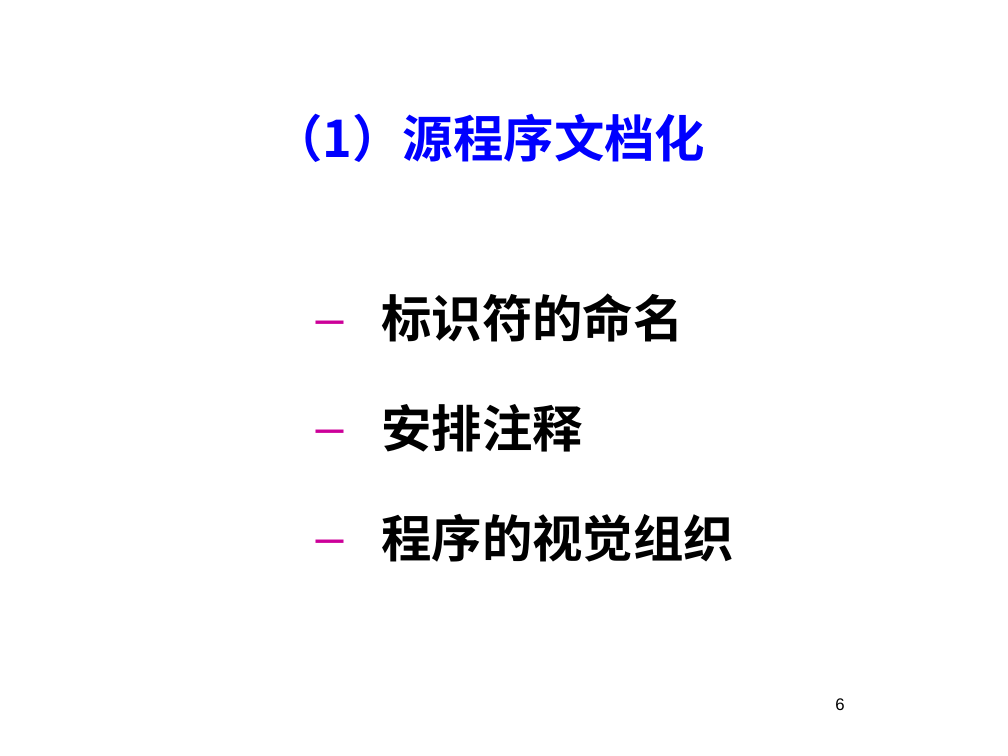
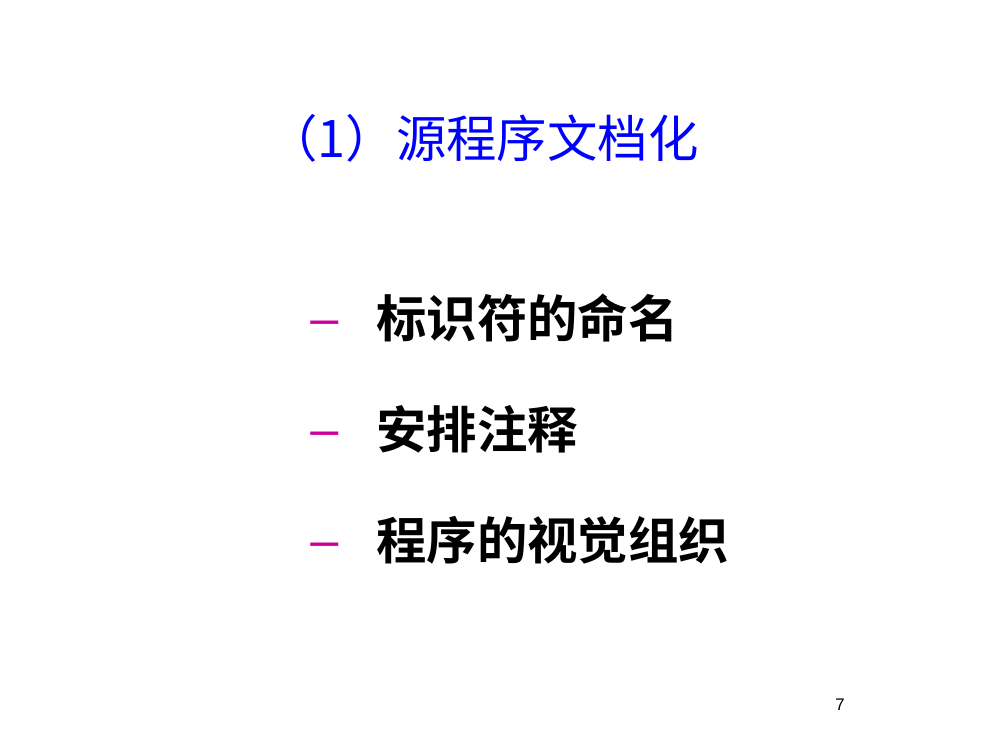
Before and after one commit to 3d-fishing/3D-app, a slide deck: slide 7 of 软件工程基础7.1.pptx (slide 6 before the commit). Drawn at 1008x756 pixels with LibreOffice and Linux fonts; fonts in the diff are those of the drawing; background and template pictures are left out. Boxes give left, top, right and bottom in pixels: in the first picture for what was removed or moved away, otherwise in the second. Text is boxed around its words. In the diff, an @@ line names an element or a change of style, - is before the commit and + after.

```diff
--- a/软件工程基础7.1.pptx
+++ b/软件工程基础7.1.pptx
@@ text "（1）源程序文档化" at (267,114,698,162): bold off @@
@@ text "标识符的命名" at (376,293,729,564): font Times New Roman to Noto Sans CJK SC @@
@@ page number removed at (835,698,844,710) @@
-6
@@ page number added at (835,698,844,710), 12 pt, text #000000 @@
+7
```
Also in this commit, not shown: 30 other slides changed, 5 slides added, 2 slides removed.
